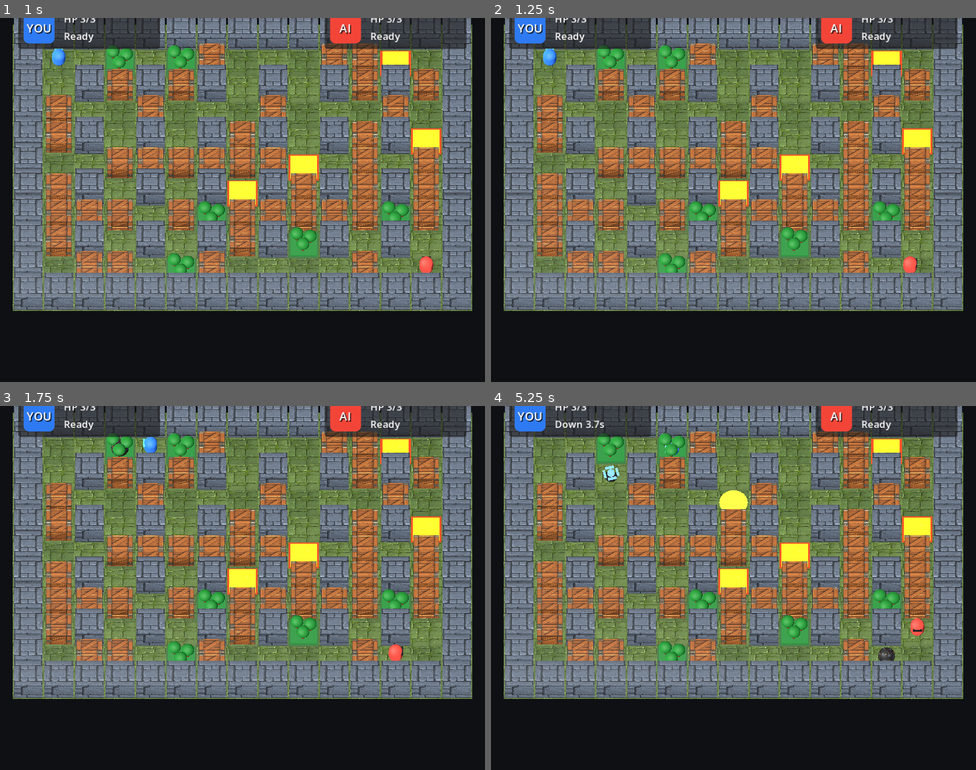
Above: before the commit, frames 1-4 (two rows, left to right).
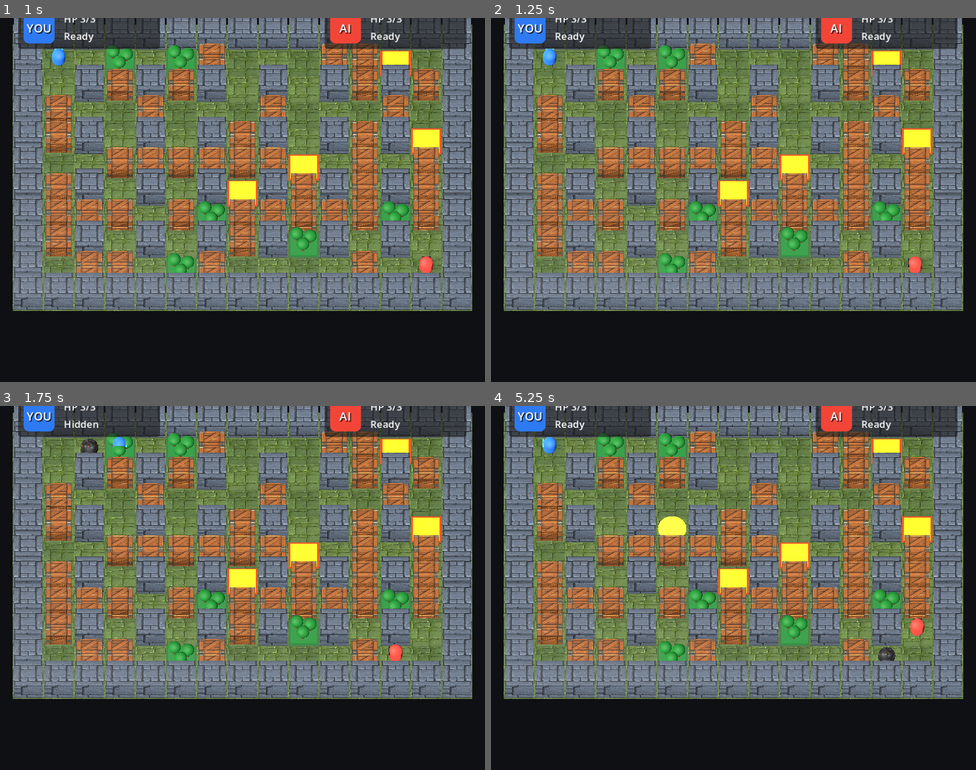
Above: after the commit, the same moments.

Repository: fuyiweiwow/bomb_survivors
Game: Godot game, scene res://scenes/menu/main_menu.tscn
Two runs of this game, one before a commit and one after it. Both use one fixed random seed, a clock stepped at 60 frames per second and the inputs below.
Inputs (mouse positions are in pixels of both pictures, inside the frame that each line leads up to):
- Up to frame 1 (1 s): click "Start Game" at 0.5 s
- Up to frame 2 (1.25 s): no input
- Up to frame 3 (1.75 s): tap Enter at 1.25 s; move the mouse to (349, 569) at 1.27 s; hold D (p1_right) from 1.28 s (still down); tap Space (p1_bomb) at 1.35 s; click (349, 569) at 1.42 s
- Up to frame 4 (5.25 s): move the mouse to (636, 606) at 2.02 s; release D (p1_right) at 2.03 s; hold S (p1_down) 2.03-2.78 s; tap one key every 0.75 s from 2.1 s: 1 2 3 4 5; move the mouse to (782, 507) at 2.77 s; hold D (p1_right) 2.78-3.53 s; move the mouse to (709, 660) at 3.52 s; hold W (p1_up) 3.53-4.28 s; click (709, 660) at 3.67 s; move the mouse to (879, 642) at 4.27 s; hold A (p1_left) from 4.28 s (still down); move the mouse to (588, 533) at 5.02 s

Frame 1 is identical in both runs. In frame 2, 0.1% of the frame differs, in the area x 85-89%, y 65-70%; in frame 3, 0.4%; in frame 4, 1.2%, in the area x 10-89%, y 4-70%.

Commit message:
Improve grid controls and bomb responsiveness

Diff:
--- a/scripts/game/game_manager_3d.gd
+++ b/scripts/game/game_manager_3d.gd
@@ -9,6 +9,7 @@
 const LAVA_DAMAGE_TIME := 1.35
 const DOWNED_DURATION := 5.0
 const MAX_CONSUMABLES := 3
+const MOVE_HOLD_DELAY := 0.26
 const AI_DECISION_POLICY := preload("res://scripts/character/AIDecisionPolicy.gd")
 const WEATHER_MANAGER := preload("res://scripts/weather/WeatherManager.gd")
 const WAVE_MANAGER := preload("res://scripts/wave/WaveManager.gd")
@@ -479,6 +480,11 @@
 		"is_moving": false,
 		"move_tween": null,
 		"state_tween": null,
+		"input_hold_dir": Vector2i.ZERO,
+		"input_hold_time": 0.0,
+		"input_repeat_time": 0.0,
+		"input_repeat_started": false,
+		"queued_move_dir": Vector2i.ZERO,
 		"speed": 5,
 		"bomb_max": 1,
 		"bomb_range": 2,
@@ -627,7 +633,7 @@
 			get_tree().quit()
 		return
 
-	if event is InputEventKey and event.pressed:
+	if event is InputEventKey and event.pressed and not event.echo:
 		match event.physical_keycode:
 			KEY_SPACE: bomb_pressed = true
 			KEY_E: _try_use_player_consumable()
@@ -652,7 +658,7 @@
 	_process_downed_players(delta)
 	_process_terrain_effects(delta)
 	_update_hud()
-	_process_player_input()
+	_process_player_input(delta)
 	_process_ai(delta)
 	_update_weather_visibility()
 
@@ -698,35 +704,79 @@
 		else:
 			p["status"] = " / ".join(status_parts)
 
-func _process_player_input():
+func _process_player_input(delta: float):
 	if players.is_empty():
 		return
 	var p: Dictionary = players[0]
-	if not p["alive"] or bool(p.get("downed", false)) or p["is_moving"]:
-		return
-
-	var d := _read_player_move_dir()
-
-	if d != Vector2i.ZERO:
-		_try_move_player(0, d)
+	if not p["alive"] or bool(p.get("downed", false)):
+		bomb_pressed = false
+		_reset_player_move_input(p, true)
+		return
 
 	if (bomb_pressed or Input.is_action_just_pressed("p1_bomb")) and p["bomb_placed_count"] < p["bomb_max"]:
 		bomb_pressed = false
 		_try_place_bomb(0)
-
-func _read_player_move_dir() -> Vector2i:
+	else:
+		bomb_pressed = false
+
+	var held_dir := _read_player_move_dir()
+	var pressed_dir := _read_player_move_dir(true)
+	if held_dir == Vector2i.ZERO:
+		_reset_player_move_input(p, false)
+	else:
+		var direction_changed := held_dir != (p["input_hold_dir"] as Vector2i)
+		if pressed_dir != Vector2i.ZERO or direction_changed:
+			p["input_hold_dir"] = held_dir
+			p["input_hold_time"] = 0.0
+			p["input_repeat_time"] = 0.0
+			p["input_repeat_started"] = false
+			p["queued_move_dir"] = held_dir
+		else:
+			p["input_hold_time"] = float(p["input_hold_time"]) + delta
+			if float(p["input_hold_time"]) >= MOVE_HOLD_DELAY:
+				p["input_repeat_time"] = float(p["input_repeat_time"]) + delta
+				var repeat_interval := _player_repeat_interval(p, held_dir)
+				if not bool(p["input_repeat_started"]):
+					p["input_repeat_started"] = true
+					p["input_repeat_time"] = repeat_interval
+				if float(p["input_repeat_time"]) >= repeat_interval:
+					p["input_repeat_time"] = 0.0
+					p["queued_move_dir"] = held_dir
+
+	if not p["is_moving"] and (p["queued_move_dir"] as Vector2i) != Vector2i.ZERO:
+		var move_dir := p["queued_move_dir"] as Vector2i
+		p["queued_move_dir"] = Vector2i.ZERO
+		_try_move_player(0, move_dir)
+
+func _read_player_move_dir(just_pressed := false) -> Vector2i:
 	var d := Vector2i.ZERO
-	if Input.is_action_pressed("p1_up"):
+	if _move_action_active("p1_up", just_pressed):
 		d.y -= 1
-	if Input.is_action_pressed("p1_down"):
+	if _move_action_active("p1_down", just_pressed):
 		d.y += 1
-	if Input.is_action_pressed("p1_left"):
+	if _move_action_active("p1_left", just_pressed):
 		d.x -= 1
-	if Input.is_action_pressed("p1_right"):
+	if _move_action_active("p1_right", just_pressed):
 		d.x += 1
 	if d.x != 0:
 		d.y = 0
 	return d
+
+func _move_action_active(action: StringName, just_pressed: bool) -> bool:
+	return Input.is_action_just_pressed(action) if just_pressed else Input.is_action_pressed(action)
+
+func _reset_player_move_input(p: Dictionary, clear_queue: bool):
+	p["input_hold_dir"] = Vector2i.ZERO
+	p["input_hold_time"] = 0.0
+	p["input_repeat_time"] = 0.0
+	p["input_repeat_started"] = false
+	if clear_queue:
+		p["queued_move_dir"] = Vector2i.ZERO
+
+func _player_repeat_interval(p: Dictionary, direction: Vector2i) -> float:
+	var target: Vector2i = p["grid_pos"] + direction
+	var effective_speed := _effective_move_speed(p, target)
+	return _move_duration_for_speed(effective_speed) + 0.025
 
 func _process_ai(delta: float):
 	for i in range(players.size()):
@@ -832,14 +882,12 @@
 
 	p["grid_pos"] = target
 	p["is_moving"] = true
-	node.look_at(_grid_to_world(target), Vector3.UP, true)
+	node.look_at(_grid_to_world(target), Vector3.UP)
 	var tw := create_tween().bind_node(node)
 	p["move_tween"] = tw
-	var effective_speed := int(p["speed"])
-	if weather_manager:
-		effective_speed = weather_manager.movement_speed(effective_speed, target)
-	var move_duration := clampf(0.72 / float(effective_speed), 0.10, 0.34)
-	tw.tween_property(node, "position", _grid_to_world(target), move_duration)
+	var effective_speed := _effective_move_speed(p, target)
+	var move_duration := _move_duration_for_speed(effective_speed)
+	tw.tween_property(node, "position", _grid_to_world(target), move_duration).set_trans(Tween.TRANS_SINE).set_ease(Tween.EASE_IN_OUT)
 	tw.tween_callback(func():
 		p["move_tween"] = null
 		p["is_moving"] = false
@@ -847,6 +895,16 @@
 			_check_powerup_pickup(index)
 	)
 	return true
+
+func _effective_move_speed(p: Dictionary, target: Vector2i) -> int:
+	var effective_speed := int(p["speed"])
+	if weather_manager:
+		effective_speed = weather_manager.movement_speed(effective_speed, target)
+	return effective_speed
+
+func _move_duration_for_speed(speed_value: int) -> float:
+	var normalized_speed := clampi(speed_value, 1, 10) - 1
+	return clampf(0.31 / (1.0 + 0.14 * float(normalized_speed)), 0.12, 0.31)
 
 func is_cell_walkable(x: int, y: int) -> bool:
 	if x < 0 or x >= GRID_W or y < 0 or y >= GRID_H:
@@ -1442,7 +1500,7 @@
 	boss["grid_pos"] = destination
 	boss["is_moving"] = true
 	var node: Node3D = boss["node"]
-	node.look_at(_grid_to_world(destination), Vector3.UP, true)
+	node.look_at(_grid_to_world(destination), Vector3.UP)
 	var tw := create_tween()
 	tw.tween_property(node, "position", _grid_to_world(destination), 0.18)
 	tw.tween_callback(func(): boss["is_moving"] = false)
@@ -1573,6 +1631,7 @@
 		(move_tween as Tween).kill()
 	p["move_tween"] = null
 	p["is_moving"] = false
+	_reset_player_move_input(p, true)
 	var node = p.get("node")
 	if is_instance_valid(node):
 		node.position = _grid_to_world(p["grid_pos"])
